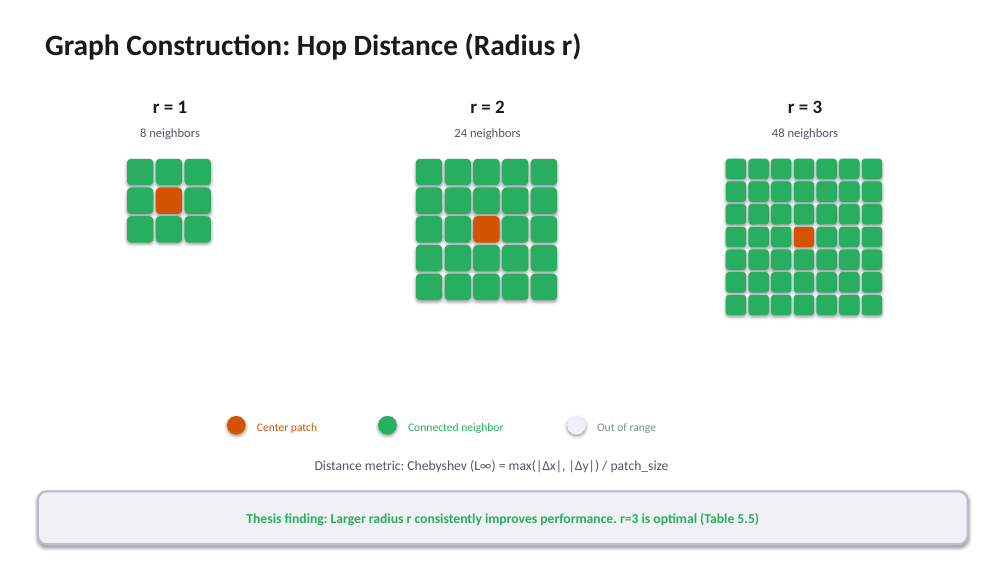
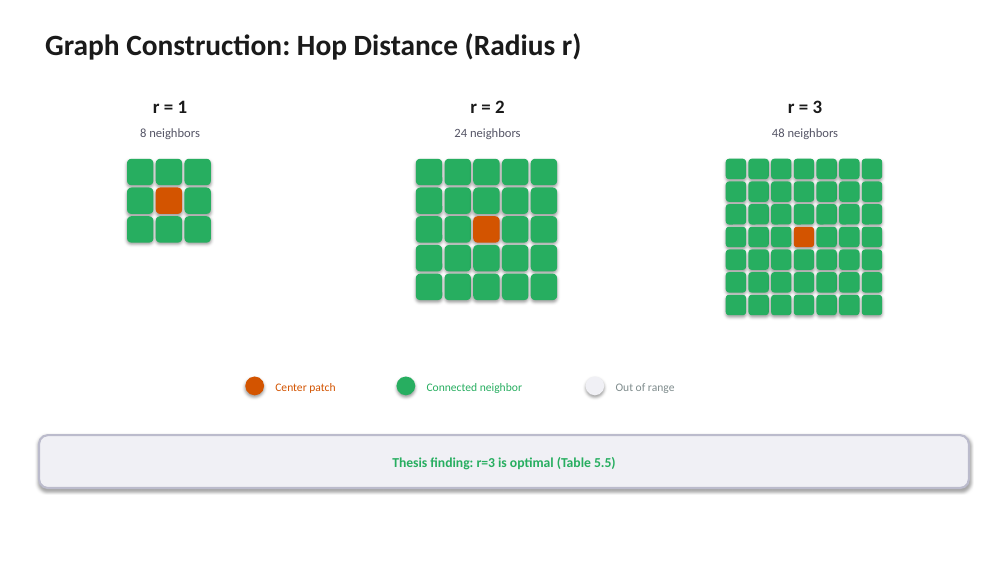
Before and after one commit to sinan-cakmak/pannet_pipeline, a slide deck: slide 7 of PanNET_Pipeline_Presentation.pptx. Drawn at 1008x567 pixels with LibreOffice and Linux fonts; fonts in the diff are those of the drawing. Boxes give left, top, right and bottom in pixels: in the first picture for what was removed or moved away, otherwise in the second. Text is boxed around its words. In the diff, an @@ line names an element or a change of style, - is before the commit and + after.

```diff
--- a/PanNET_Pipeline_Presentation.pptx
+++ b/PanNET_Pipeline_Presentation.pptx
@@ 3 texts, 3 ellipses: place and size @@
-3 texts, 3 ellipses at (227, 416, 657, 435)
+3 texts, 3 ellipses at (245, 377, 675, 395)
@@ rounded rectangle "Thesis finding: r=3 is optimal ...": place and size @@
-rounded rectangle "Thesis finding: r=3 is optimal ..." at (38, 492, 968, 544)
+rounded rectangle "Thesis finding: r=3 is optimal ..." at (39, 436, 969, 488)
@@ text removed at (315, 460, 669, 472) @@
-Distance metric: Chebyshev (L∞) = max(|Δx|, |Δy|) / patch_size
@@ text in rounded rectangle at (392, 457, 616, 470): text changed @@
-Thesis finding: Larger radius r consistently improves performance. r=3 is optimal (Table 5.5)
+Thesis finding: r=3 is optimal (Table 5.5)
```
Also in this commit, not shown: 4 other slides changed, 1 other file.
